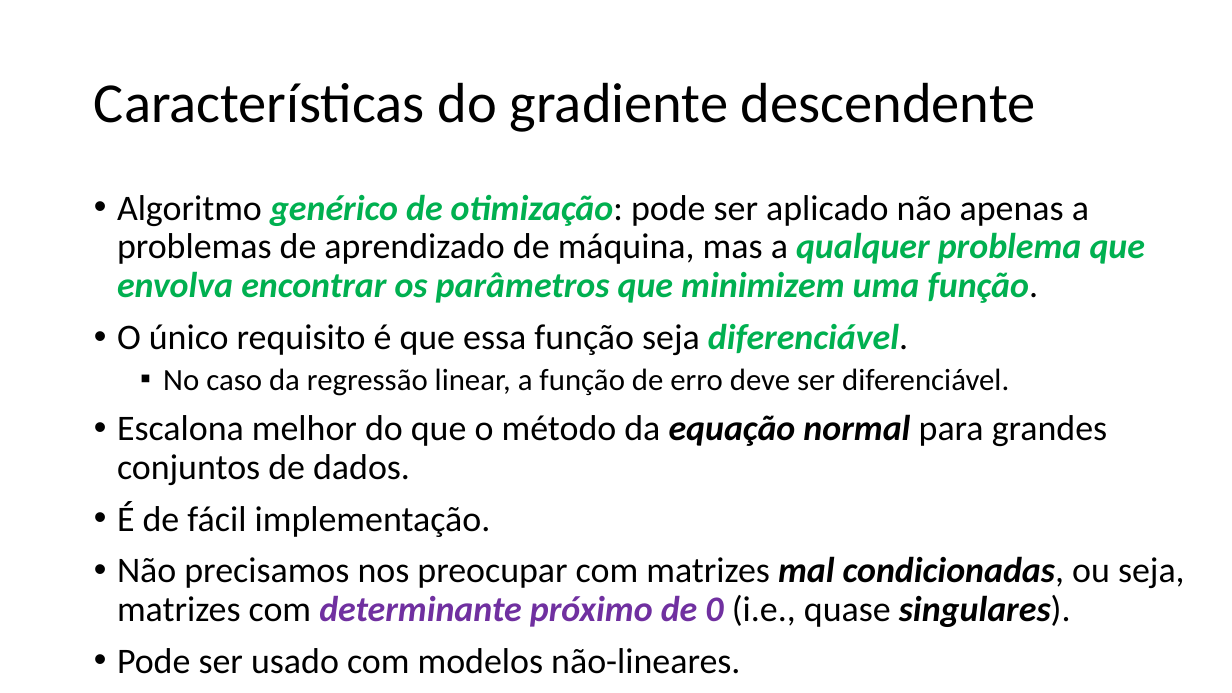
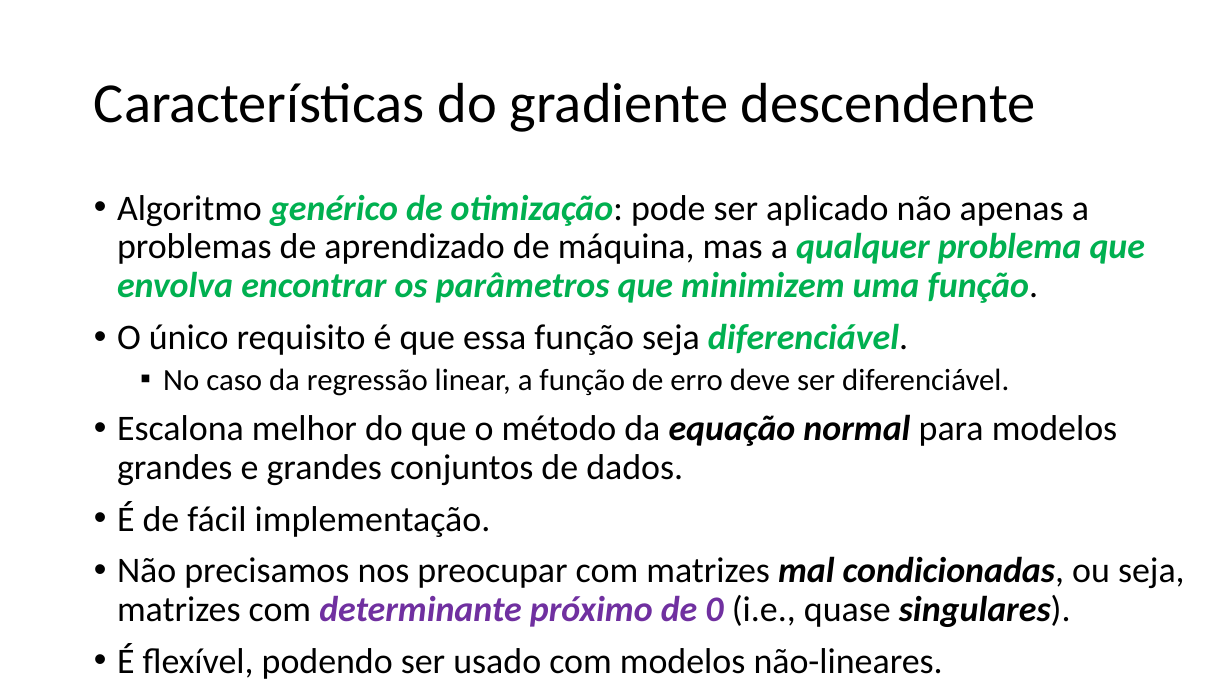
Before and after one commit to zz4fap/t319_aprendizado_de_maquina, a slide deck: slide 21 of slides/T319_Regressão_Linear (Parte II).pptx. Drawn at 1232x693 pixels with LibreOffice and Linux fonts; fonts in the diff are those of the drawing. Boxes give left, top, right and bottom in pixels: in the first picture for what was removed or moved away, otherwise in the second. Text is boxed around its words. In the diff, an @@ line names an element or a change of style, - is before the commit and + after.

```diff
--- a/slides/T319_Regressão_Linear (Parte II).pptx
+++ b/slides/T319_Regressão_Linear (Parte II).pptx
@@ text at [117,414,1117,485]: text changed @@
-• Escalona melhor do que o método da equação normal para grandes conjuntos de dados.
+• Escalona melhor do que o método da equação normal para modelos grandes e grandes conjuntos de dados.
@@ text at [117,643,943,679]: text changed @@
-• Pode ser usado com modelos não-lineares.
+• É flexível, podendo ser usado com modelos não-lineares.
```
Also in this commit, not shown: 8 other slides changed, 1 other file.
